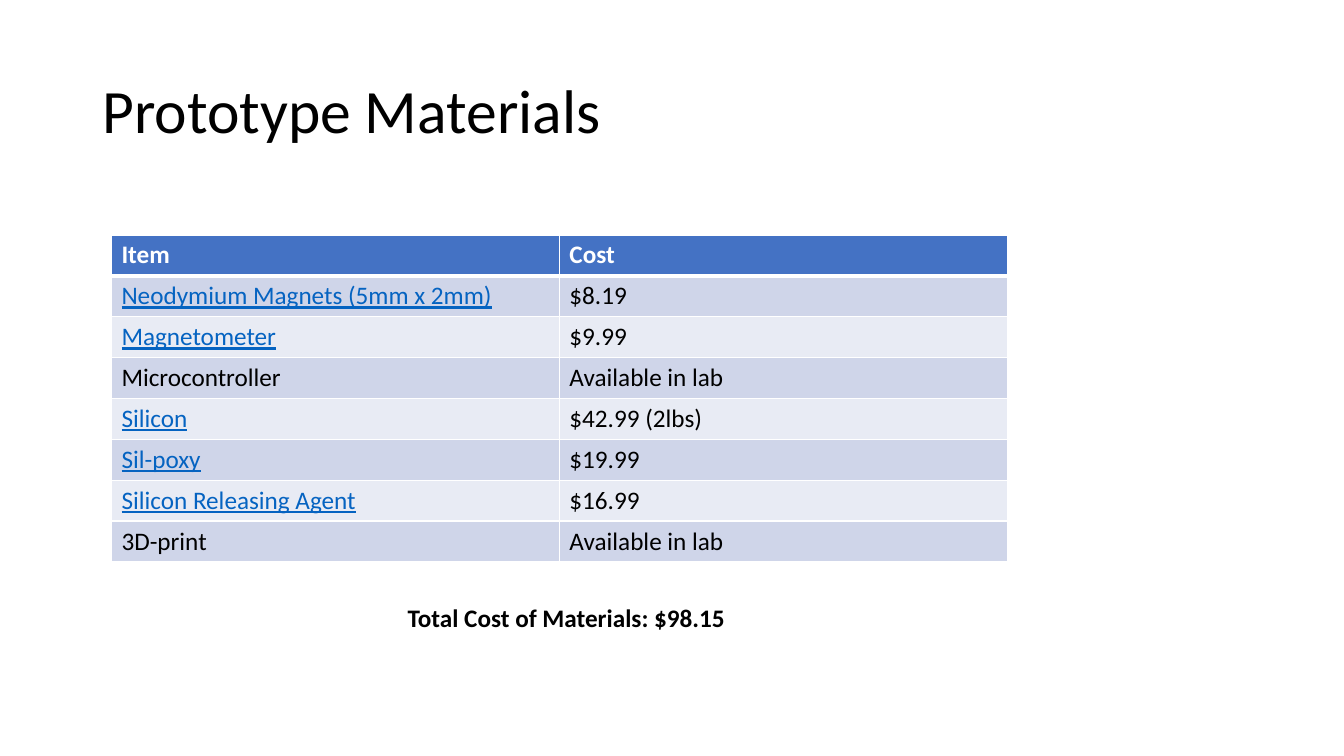
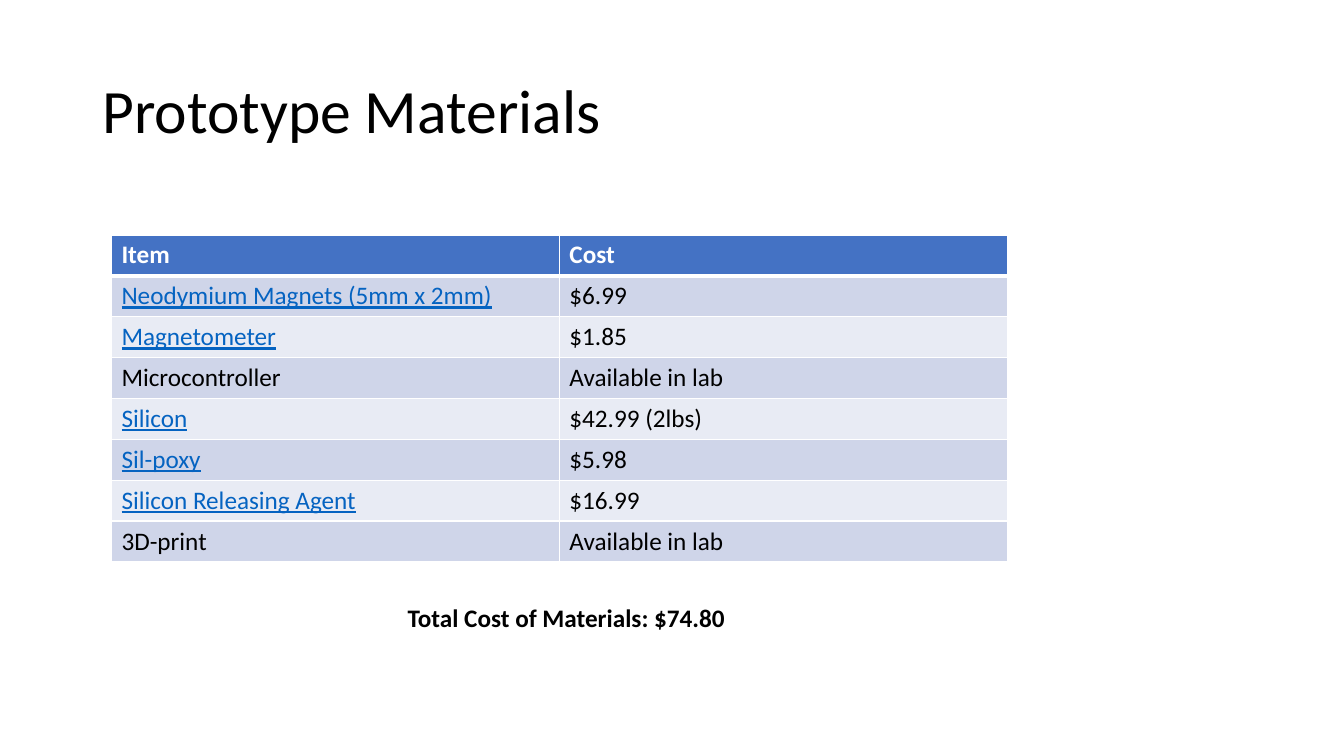
Before and after one commit to Ibrahim-2003/Starling-Medical, a slide deck: slide 9 of Presentations/Magnetometer Based Force Sensor.pptx. Drawn at 1344x756 pixels with LibreOffice and Linux fonts; fonts in the diff are those of the drawing. Boxes give left, top, right and bottom in pixels: in the first picture for what was removed or moved away, otherwise in the second. Text is boxed around its words. In the diff, an @@ line names an element or a change of style, - is before the commit and + after.

```diff
--- a/Presentations/Magnetometer Based Force Sensor.pptx
+++ b/Presentations/Magnetometer Based Force Sensor.pptx
@@ table at bbox=[112, 235, 1007, 562] @@
-row 2, column 2: $8.19
+row 2, column 2: $6.99
-row 3, column 2: $9.99
+row 3, column 2: $1.85
-row 6, column 2: $19.99
+row 6, column 2: $5.98
@@ text at bbox=[408, 609, 724, 630]: text changed @@
-Total Cost of Materials: $98.15
+Total Cost of Materials: $74.80
```
Also in this commit, not shown: 1 other slide changed, 15 other files.
